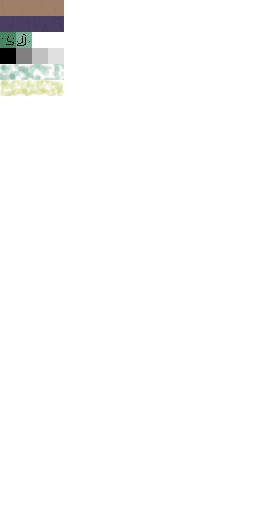
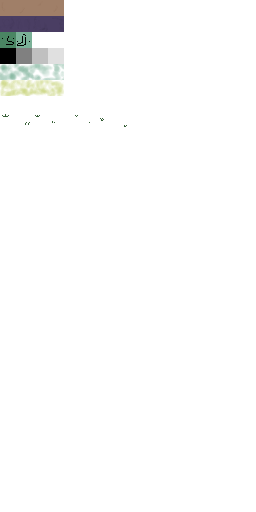
Two versions of the same layered image (256×512). Layer-by-layer changes:
painted on "background" over <box>2,114,127,127</box>
